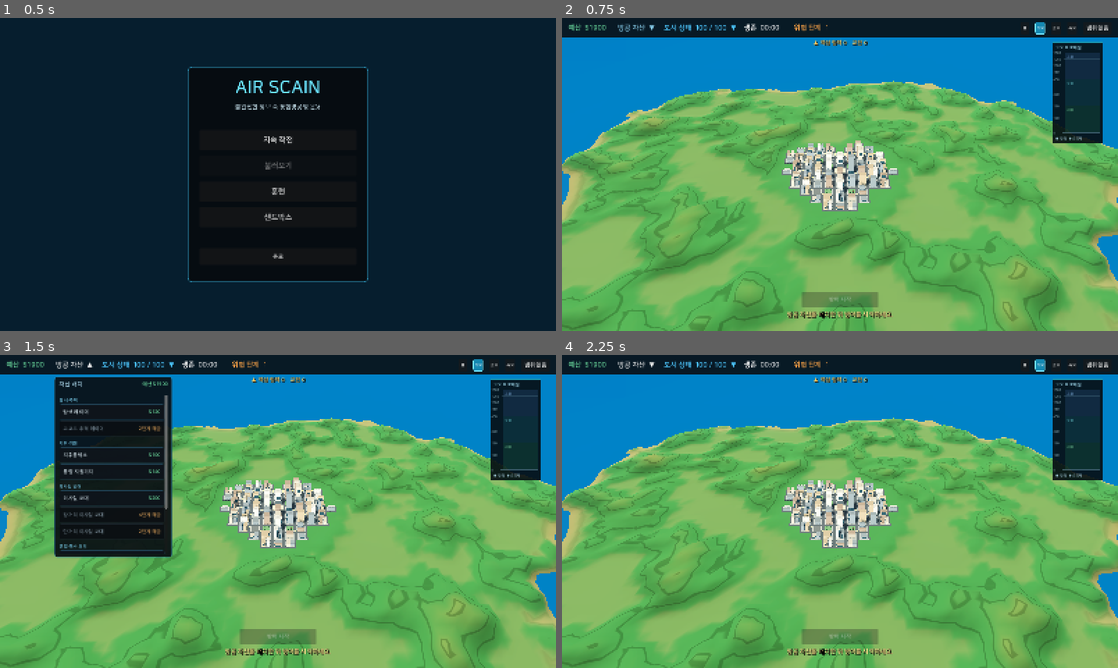
Above: before the commit, frames 1-4 (two rows, left to right).
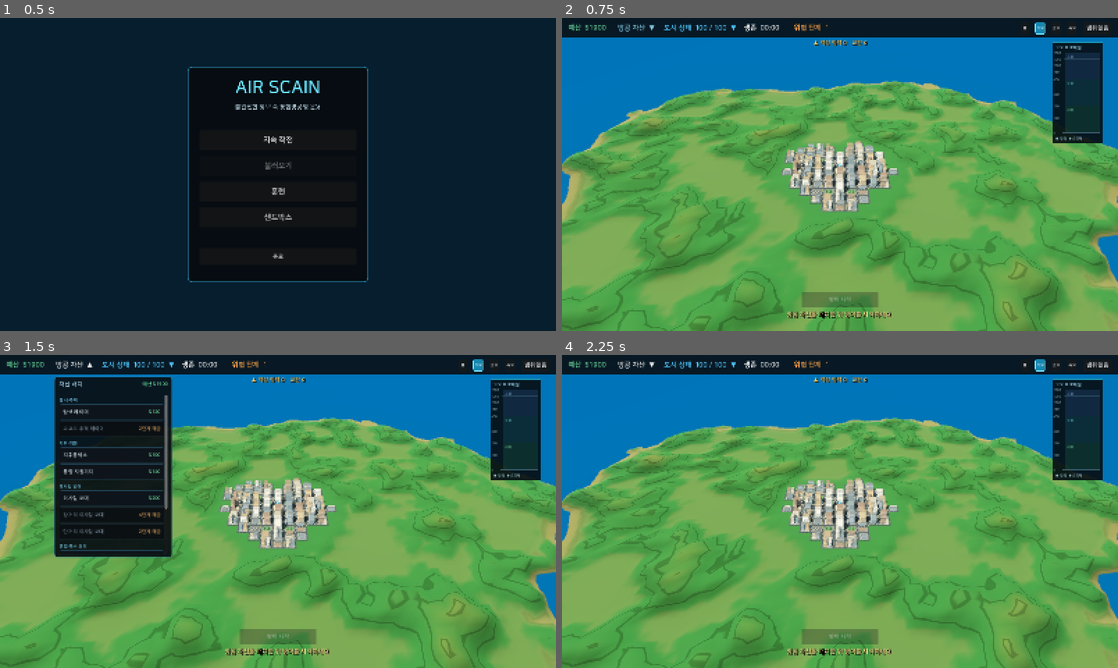
Above: after the commit, the same moments.

Repository: neuwcodebox/airscain
Game: Godot game, scene res://main/app.tscn
Two runs of this game, one before a commit and one after it. Both use one fixed random seed, a clock stepped at 60 frames per second and the inputs below.
Inputs:
- Up to frame 1 (0.5 s): no input
- Up to frame 2 (0.75 s): click "지속 작전" at 0.5 s
- Up to frame 3 (1.5 s): click "방공 자산 ▼" at 1.25 s
- Up to frame 4 (2.25 s): click "방공 자산 ▲" at 2 s

Frame 1 is identical in both runs. In frame 2, 2.2% of the frame differs, in the area x 0-100%, y 20-85%; in frame 3, 2.1%; in frame 4, 2.2%.

Commit message:
render: unify compatibility quality settings

Diff:
--- a/main/main.tscn
+++ b/main/main.tscn
@@ -28,7 +28,7 @@
 background_color = Color(0.36, 0.57, 0.72, 1)
 ambient_light_source = 2
 ambient_light_color = Color(0.62, 0.73, 0.82, 1)
-ambient_light_energy = 0.72
+ambient_light_energy = 0.46
 tonemap_mode = 2
 glow_enabled = true
 glow_normalized = true
@@ -111,10 +111,10 @@
 [node name="Sun" type="DirectionalLight3D" parent="."]
 rotation_degrees = Vector3(-52, -38, 0)
 light_color = Color(1, 0.91, 0.76, 1)
-light_energy = 1.2
+light_energy = 1.15
 shadow_enabled = true
-shadow_bias = 0.12
-shadow_normal_bias = 2.0
+shadow_bias = 0.08
+shadow_normal_bias = 1.2
 directional_shadow_max_distance = 1400.0
 
 [node name="UI" type="CanvasLayer" parent="."]
--- a/project.godot
+++ b/project.godot
@@ -2,7 +2,7 @@
 
 [application]
 config/name="Airscain"
-config/features=PackedStringArray("4.7")
+config/features=PackedStringArray("4.7", "GL Compatibility")
 run/main_scene="res://main/app.tscn"
 
 [display]
@@ -13,9 +13,9 @@
 window/stretch/mode="canvas_items"
 
 [rendering]
-renderer/rendering_method="mobile"
-renderer/rendering_method.mobile="mobile"
-renderer/rendering_method.web="gl_compatibility"
+renderer/rendering_method="gl_compatibility"
+renderer/rendering_method.mobile="gl_compatibility"
+anti_aliasing/quality/msaa_3d=1
 textures/default_filters/use_nearest_mipmap_filter=false
 textures/vram_compression/import_etc2_astc=true
 
--- a/tests/integration/test_playable_flow.gd
+++ b/tests/integration/test_playable_flow.gd
@@ -12,6 +12,9 @@
 func test_scenario_starts_with_generated_world_and_preparation_state() -> void:
 	assert_eq(ProjectSettings.get_setting("display/window/size/viewport_width"), 1600)
 	assert_eq(ProjectSettings.get_setting("display/window/size/viewport_height"), 900)
+	assert_eq(ProjectSettings.get_setting("rendering/renderer/rendering_method"), "gl_compatibility")
+	assert_eq(ProjectSettings.get_setting("rendering/renderer/rendering_method.mobile"), "gl_compatibility")
+	assert_eq(ProjectSettings.get_setting("rendering/anti_aliasing/quality/msaa_3d"), Viewport.MSAA_2X)
 	assert_not_null(main.objective)
 	assert_gt(main.battlefield.terrain.mesh.get_surface_count(), 0)
 	var terrain_material := main.battlefield.terrain.material_override as ShaderMaterial
Not shown, changed: docs/PLAN.md
Not shown, changed: docs/TECH.md
